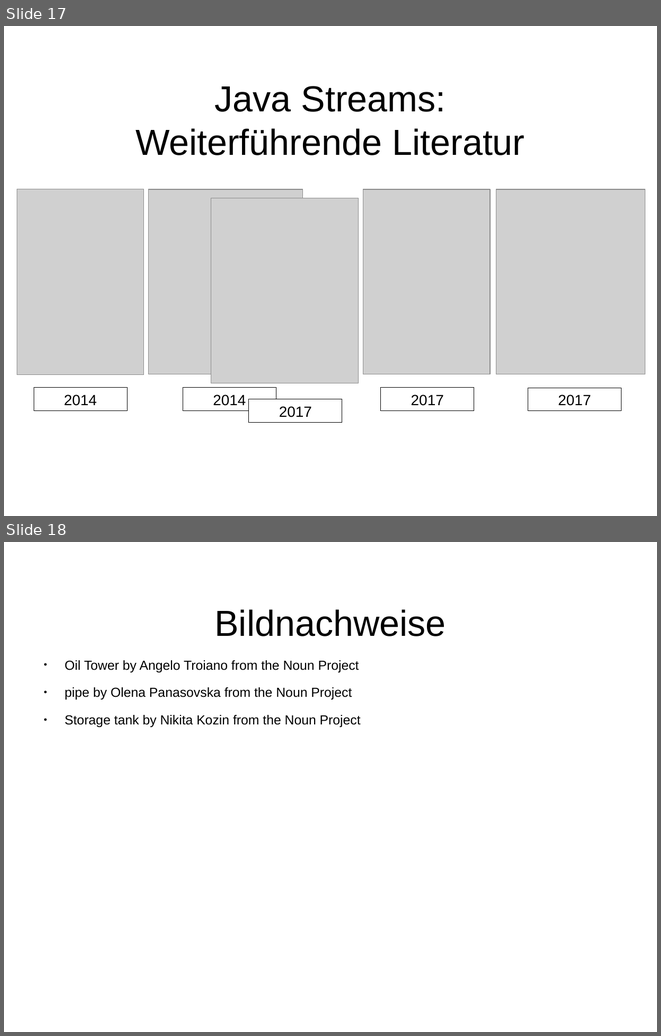
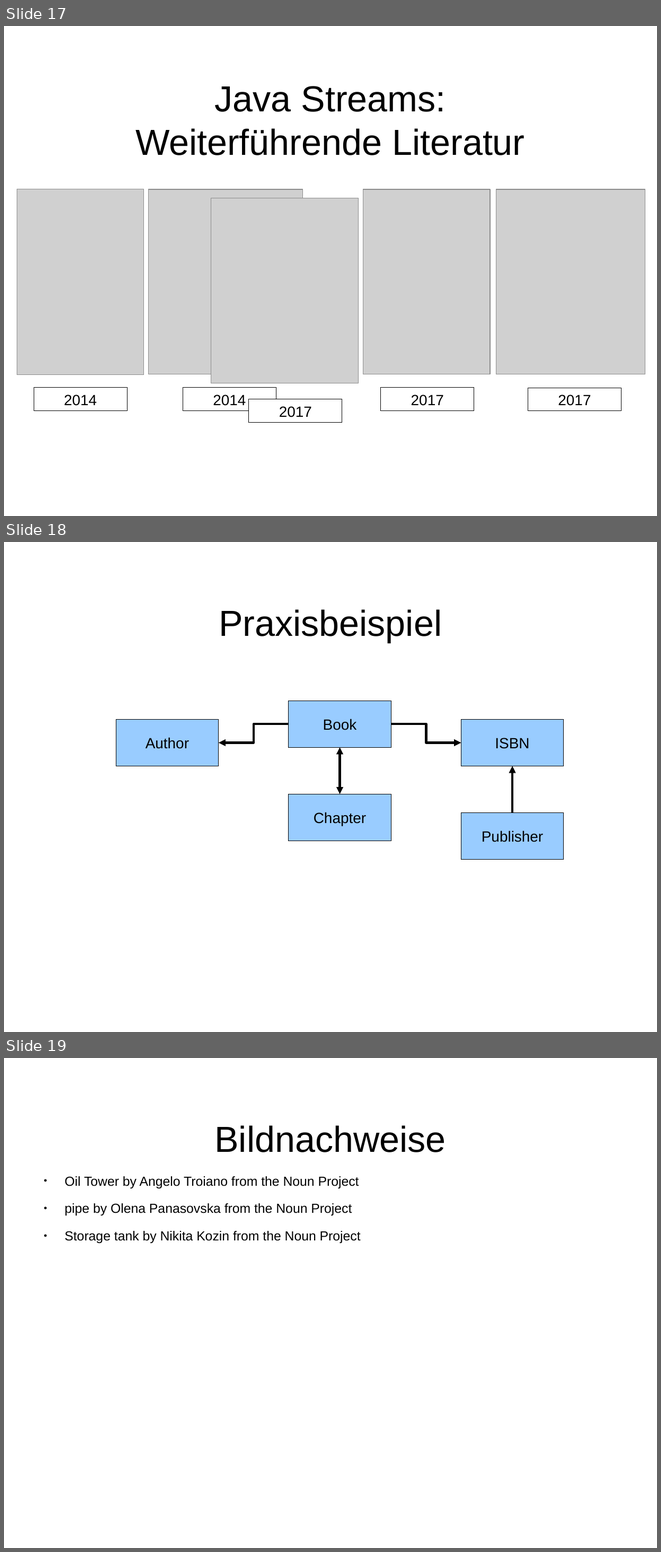
Before and after one commit to dlindner/vorlesung-se2-dhbw, a slide deck: added_2020/Java Streams API.odp. Shown one above the other, each under a label of ours: slides 17 and 18 before the commit, slides 17, 18 and 19 after it. The pictures are 661x1036 and 661x1552 pixels, drawn with LibreOffice and Linux fonts; fonts in the diff are those of the drawing; grey boxes stand for pictures; background and template pictures are left out. Boxes give left, top, right and bottom in pixels: in the first picture for what was removed or moved away, otherwise in the second. Text is boxed around its words. In the diff, an @@ line names an element or a change of style, - is before the commit and + after.

Commit message:
Datenmodell-Übersicht

```diff
--- a/added_2020/Java Streams API.odp
+++ b/added_2020/Java Streams API.odp
@@ slide 18 added at box(4, 542, 657, 1032), background picture (left out) @@
@@ title added at box(219, 609, 442, 643), 44 pt, text #000000 @@
+Praxisbeispiel
@@ rectangle added at box(289, 701, 391, 748), fill #99CCFF, outline #000000 0 pt, 18 pt, text #000000 @@
+Book
@@ rectangle added at box(116, 719, 219, 766), fill #99CCFF, outline #000000 0 pt, 18 pt, text #000000 @@
+Author
@@ elbow arrow added from (289, 724) to (219, 743), #000000 2.83 pt @@
@@ elbow arrow added from (391, 724) to (461, 743), #000000 2.83 pt @@
@@ rectangle added at box(461, 719, 564, 766), fill #99CCFF, outline #000000 0 pt, 18 pt, text #000000 @@
+ISBN
@@ elbow double arrow added from (340, 794) to (340, 747), #000000 2.83 pt @@
@@ elbow arrow added from (512, 813) to (512, 766), #000000 2.83 pt @@
@@ rectangle added at box(289, 794, 391, 840), fill #99CCFF, outline #000000 0 pt, 18 pt, text #000000 @@
+Chapter
@@ rectangle added at box(461, 813, 564, 859), fill #99CCFF, outline #000000 0 pt, 18 pt, text #000000 @@
+Publisher
@@ what was slide 18 is now slide 19 @@
```
